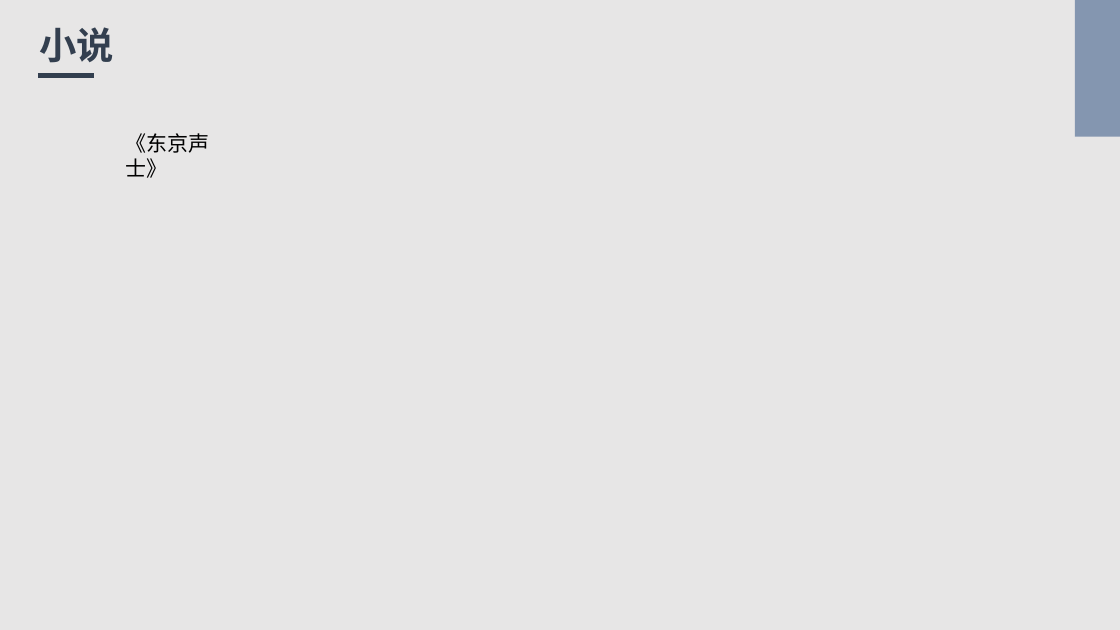
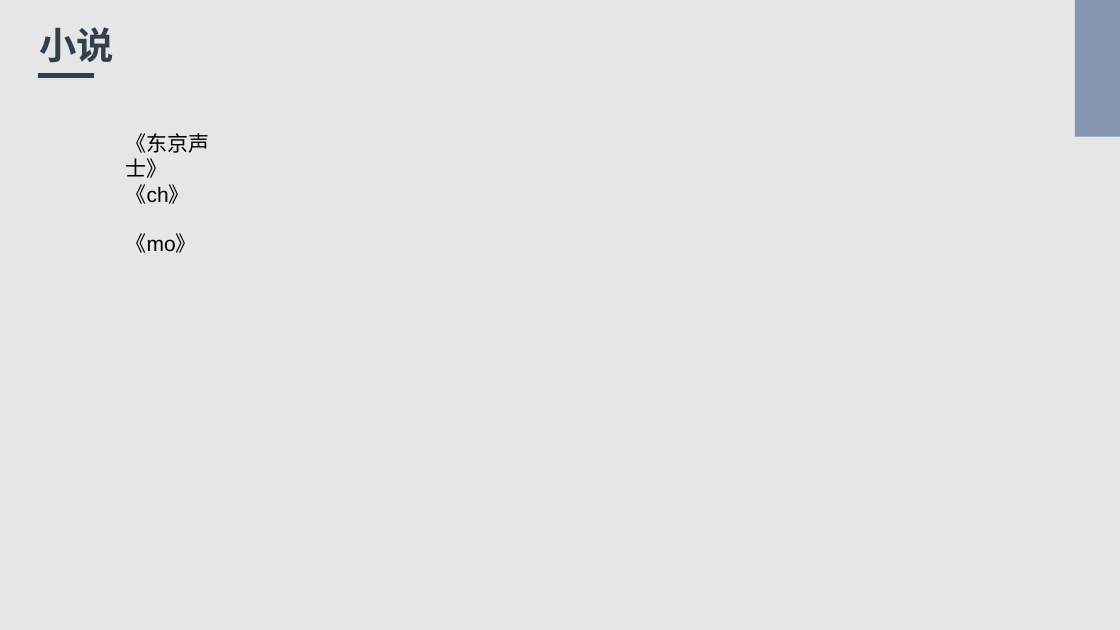
Before and after one commit to Bukehi/BukehiWeb, a slide deck: slide 10 of livefile/livepowerpoint.pptx. Drawn at 1120x630 pixels with LibreOffice and Linux fonts; fonts in the diff are those of the drawing. Boxes give left, top, right and bottom in pixels: in the first picture for what was removed or moved away, otherwise in the second. Text is boxed around its words. In the diff, an @@ line names an element or a change of style, - is before the commit and + after.

```diff
--- a/livefile/livepowerpoint.pptx
+++ b/livefile/livepowerpoint.pptx
@@ text added at <box>126,184,190,204</box>, 18 pt, text #000000 @@
+《ch》
@@ text added at <box>126,233,197,253</box>, 18 pt, text #000000 @@
+《mo》
```
Also in this commit, not shown: 5 other files.
